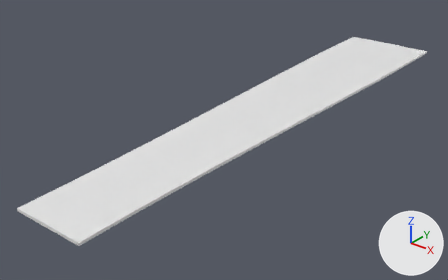
An edit to the OBJ model Resources/Meshes/16m/Station_Node_Insert_Pavement_Steel.obj, drawn before and after from the same camera.
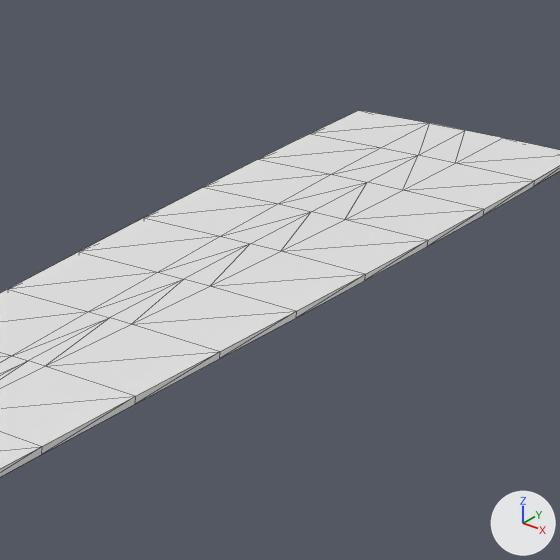
Each version is shown whole from a 50 mm camera at (37.5, -55.5, 28.0) aimed at (-3.1, -4.6, -3.5), then close up on the part from 52% to 94% of the width and 0% to 67% of the height. Arrows for +X, +Y and +Z are at lower right; the lights stay in place. The close-ups show mesh edges as thin lines. Where no turn or scale is listed for an object, it has been applied to the vertices.

The first close-up shows 'Station_Node_Insert_Pavement_Steel'.
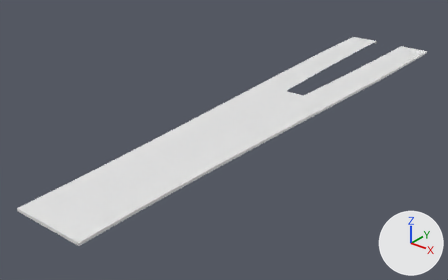
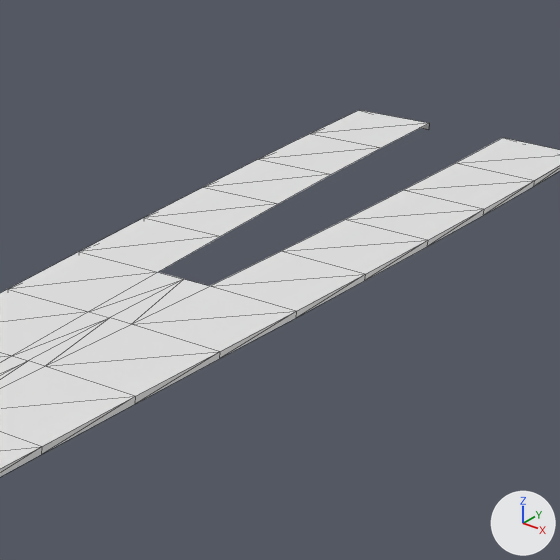
What differs and where, as boxes (x1, y1, x2, y2) in the close-ups (560 x 560 px):
part 1 of me_station_node_insert_pavement_steel, deleted
    before: (159, 123, 502, 286)

What the commit changed:
me_station_node_insert_pavement_steel is used by ob_station_node_insert_pavement_steel; location (0.0, 0.0, 0.0).
me_station_node_insert_pavement_steel had 96 vertices, 152 faces and spanned x -6.0..6.0, y -31.5..31.5, z -0.3..0.1.
me_station_node_insert_pavement_steel now has 91 vertices, 132 faces and spans x -6.0..6.0, y -31.5..31.5, z -0.3..0.1.
Part 1, on me_station_node_insert_pavement_steel:
5 vertices are removed from x 0.0, y 10.5..31.5, z 0.1.
20 faces are deleted.
